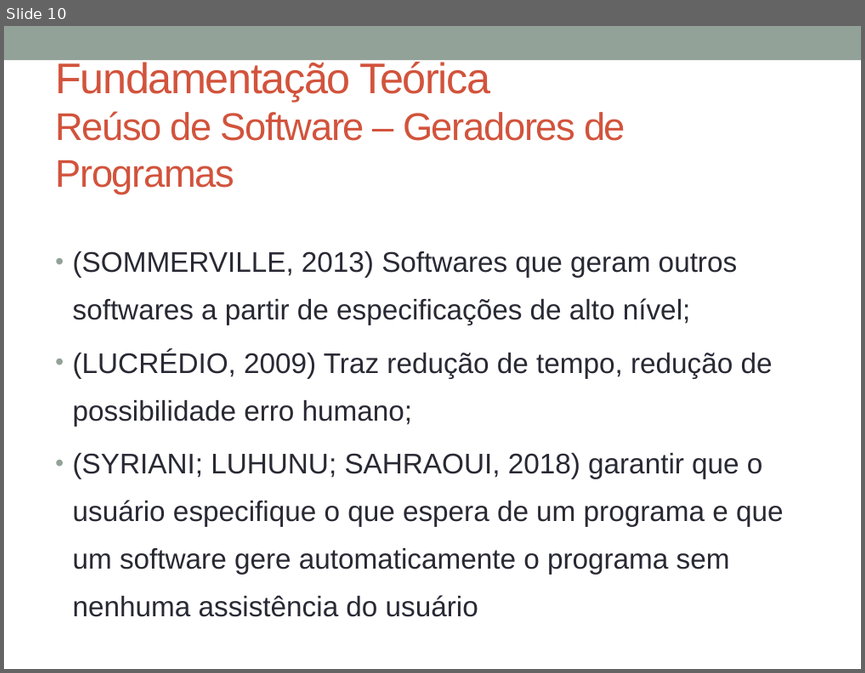
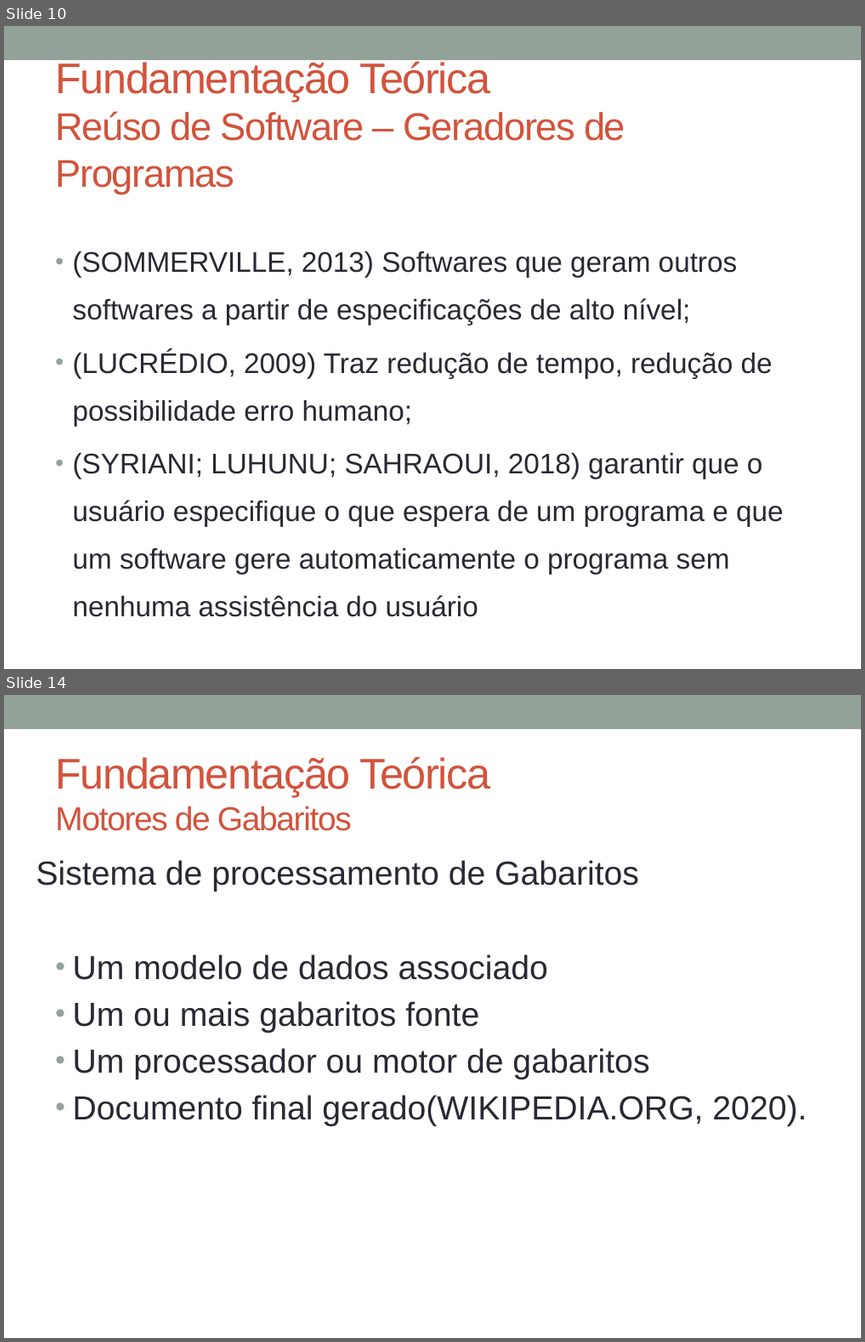
Before and after one commit to glaubergad/tccrepo, a slide deck: mono/Defesa TCC - Gerador de Dashboards.pptx. Shown one above the other, each under a label of ours: slide 10 before the commit, slides 10 and 14 after it; the slides between them are not shown. The pictures are 865x673 and 865x1342 pixels, drawn with LibreOffice and Linux fonts; fonts in the diff are those of the drawing. Boxes give left, top, right and bottom in pixels: in the first picture for what was removed or moved away, otherwise in the second. Text is boxed around its words. In the diff, an @@ line names an element or a change of style, - is before the commit and + after.

```diff
--- a/mono/Defesa TCC - Gerador de Dashboards.pptx
+++ b/mono/Defesa TCC - Gerador de Dashboards.pptx
@@ slide 14 added at (4,695,861,1338), background #FFFFFF; not listed: 1 template element that a slide beside it also shows @@
@@ title added at (55,757,490,831), 36 pt, text #D2533C @@
+Fundamentação Teórica
+Motores de Gabaritos
@@ text added at (36,860,639,891), 28 pt, text #292934 @@
+Sistema de processamento de Gabaritos
@@ text added at (73,954,806,1126), 28 pt, text #292934 @@
+• Um modelo de dados associado
+• Um ou mais gabaritos fonte
+• Um processador ou motor de gabaritos
+• Documento final gerado(WIKIPEDIA.ORG, 2020).
```
Also in this commit, not shown: 8 other slides added, 18 other files.
